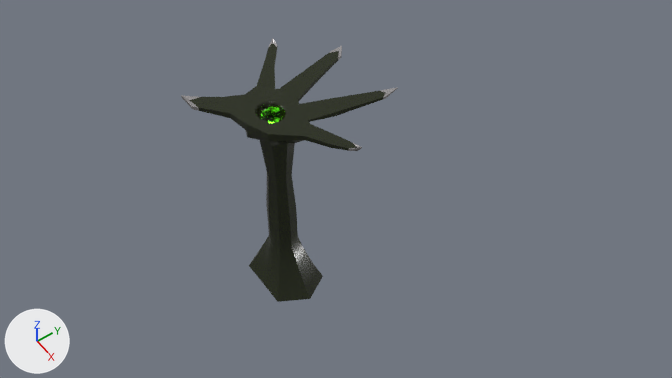
A saved change to the Blender file Mimic/mimic.blend.
Rendered twice from the file's camera 'Camera'. The axes (+X, +Y, +Z) are drawn at lower left. The lights are the same throughout.

The first picture shows 'Mimic'.
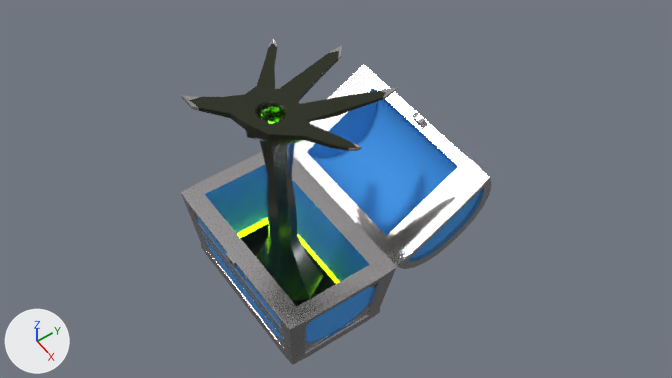
Pixel boxes (x1, y1, x2, y2) of what changed, in the pictures (672 x 378 px):
'Chest', shown: after (181, 152, 396, 365)
'top', shown: after (294, 64, 492, 269)

Edits to the bpy script that builds the scene:
```text
Change ob_chest:
    remove ob_chest.hide_set(True)
Change ob_top:
    remove ob_top.hide_set(True)
```
